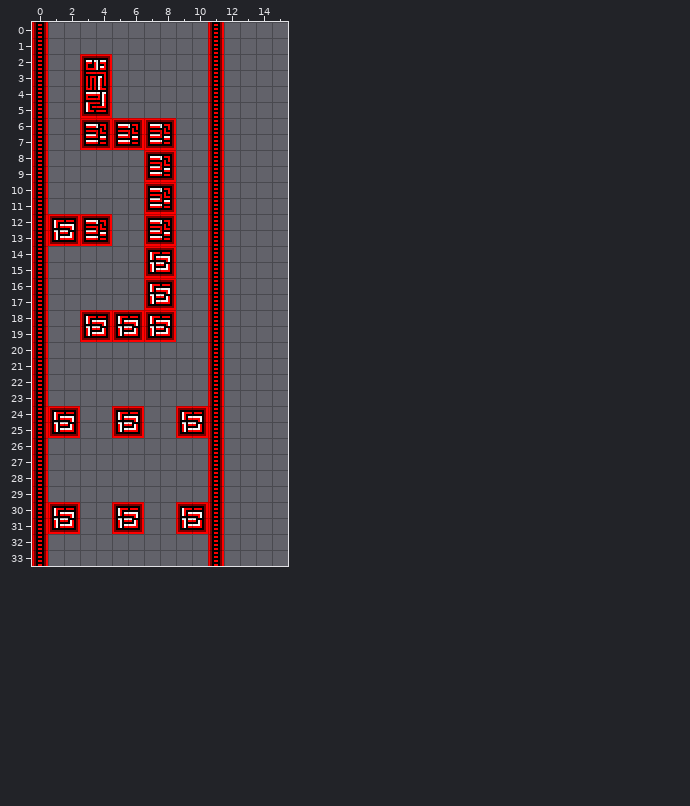
A Tiled map gets an edit: tiled/tmx/red/red_medium_2.tmx. Above is the file before it was changed.
Cells are 8x8 px. Shown: x 0..15, y 0..33. The old version is drawn lined up with the new one.
The same view after the edit:
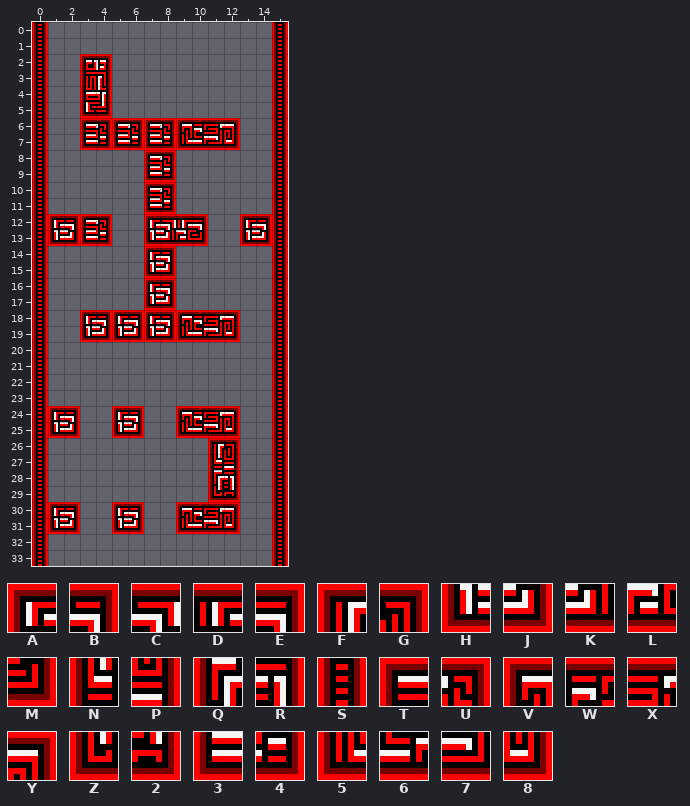
Key: from "tiles_red": A 0, B 1, C 4, D 5, E 6, F 8, G 9, H 37, J 38, K 41, L 42, M 43, N 45, P 46, Q 82, R 83, S 108, T 111, U 112, V 114, W 115, X 116, Y 117, Z 119, 2 120, 3 148, 4 149, 5 151, 6 152, 7 153, 8 154.
_ is an empty cell, . an unchanged one.
Commit message: red segments overhaul - done!
Change:
map size 12x34 -> 16x34 cells
--- layer "border"
@@ x 11..15 @@
- 0 S..._
- 1 S..._
- 2 S..._
- 3 S..._
- 4 S..._
- 5 S..._
- 6 S..._
- 7 S..._
- 8 S..._
- 9 S..._
-10 S..._
-11 S..._
-12 S..._
-13 S..._
-14 S..._
-15 S..._
-16 S..._
-17 S..._
-18 S..._
-19 S..._
-20 S..._
-21 S..._
-22 S..._
-23 S..._
-24 S..._
-25 S..._
-26 S..._
-27 S..._
-28 S..._
-29 S..._
-30 S..._
-31 S..._
-32 S..._
-33 S..._
+ 0 _...S
+ 1 _...S
+ 2 _...S
+ 3 _...S
+ 4 _...S
+ 5 _...S
+ 6 _...S
+ 7 _...S
+ 8 _...S
+ 9 _...S
+10 _...S
+11 _...S
+12 _...S
+13 _...S
+14 _...S
+15 _...S
+16 _...S
+17 _...S
+18 _...S
+19 _...S
+20 _...S
+21 _...S
+22 _...S
+23 _...S
+24 _...S
+25 _...S
+26 _...S
+27 _...S
+28 _...S
+29 _...S
+30 _...S
+31 _...S
+32 _...S
+33 _...S
--- layer "Tile Layer 1"
@@ x 9..12 @@
- 6 ____
- 7 ____
+ 6 VWXY
+ 7 5678
@@ x 7..14 @@
-12 TU__..__
-13 34__..__
+12 ACDE..AB
+13 HKLM..HJ
@@ x 9..12 @@
-18 ____
-19 ____
+18 VWXY
+19 5678
@@ x 9..12 @@
-24 AB__
-25 HJ__
-26 ..__
-27 ..__
-28 ..__
-29 ..__
-30 AB__
-31 HJ__
+24 VWXY
+25 5678
+26 ..FG
+27 ..NP
+28 ..QR
+29 ..Z2
+30 VWXY
+31 5678
